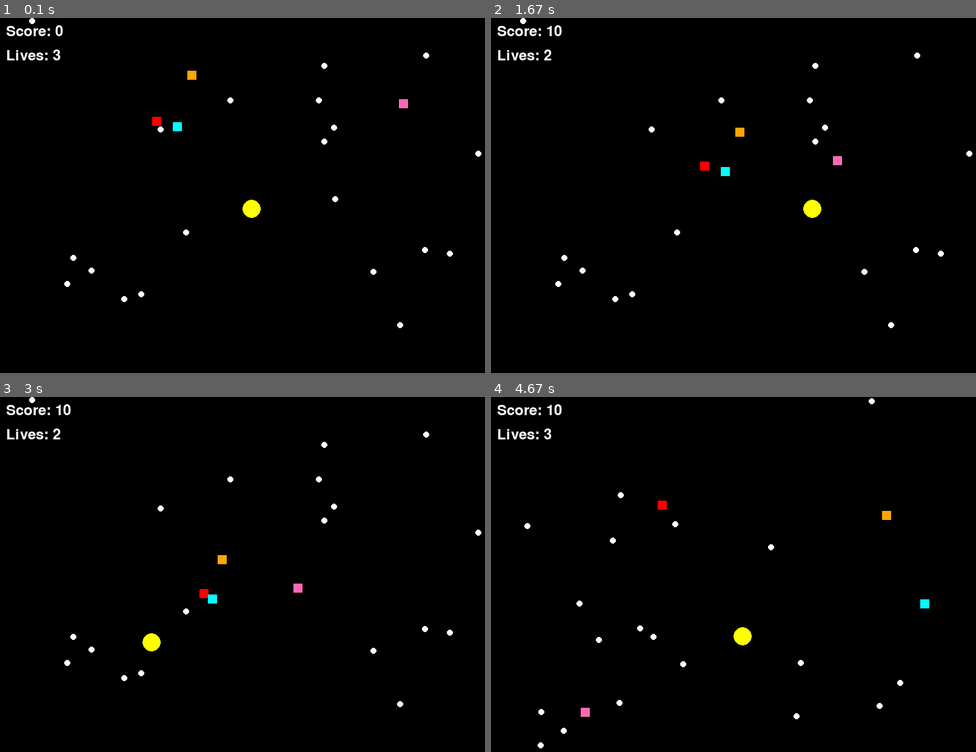
Above: before the commit, frames 1-4 (two rows, left to right).
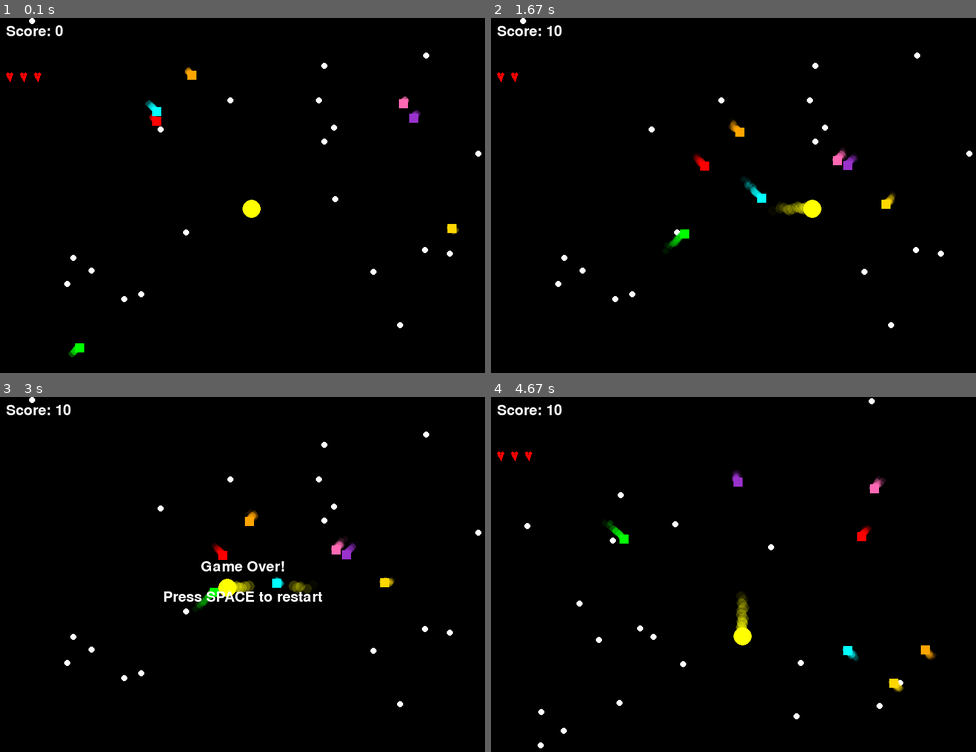
Above: after the commit, the same moments.

Repository: Lanthanum89/PythonTidbits
Game: pygame game, started from PyGame/pacMan.py
The game is run twice, just before and just after one commit, with the same random seed, the same clock (stepped at 60 frames per second) and the same inputs.
Inputs:
- Up to frame 1 (0.1 s): no input
- Up to frame 2 (1.67 s): hold Right 0.33-0.8 s; hold Up 0.83-1.13 s; hold Right 1.17-1.63 s
- Up to frame 3 (3 s): hold Left 1.67-2.2 s; hold Down 2.23-2.53 s; hold Left 2.57-2.97 s
- Up to frame 4 (4.67 s): hold Up 3-3.37 s; hold Right 3.4-4.03 s; tap Space at 4.07 s; hold Down from 4.4 s (still down)

The runs differ from the first frame. In frame 1, 0.6% of the frame differs, in the area x 1-95%, y 8-96%; in frame 2, 1.0%; in frame 3, 2.0%, in the area x 1-82%, y 8-72%; in frame 4, 1.2%.

Commit message:
added lives, particle effects, and made sure the ghosts were 200px away from pacman for the first 3 seconds of gameplay

Diff:
--- a/PyGame/pacMan.py
+++ b/PyGame/pacMan.py
@@ -11,10 +11,9 @@
 DOT_SIZE = 10
 GHOST_SIZE = 15
 PLAYER_SPEED = 5
-GHOST_SPEED = 1
 STARTING_LIVES = 3  # Number of lives
 
-# Colors
+# Colours
 BLACK = (0, 0, 0)
 YELLOW = (255, 255, 0)
 WHITE = (255, 255, 255)
@@ -23,8 +22,47 @@
 PINK = (255, 105, 180)
 ORANGE = (255, 165, 0)
 CYAN = (0, 255, 255)
-
-GHOST_COLORS = [RED, PINK, ORANGE, CYAN]
+GREEN = (0, 255, 0)
+PURPLE = (153, 50, 204)
+GOLD = (255, 215, 0)
+
+# Add more ghost colors as needed
+GHOST_COLORS = [RED, PINK, ORANGE, CYAN, GREEN, PURPLE, GOLD]
+GHOST_SPEEDS = [1, 1.2, 0.8, 1.5, 1.7, 0.9, 1.3]  # Different speeds for each ghost
+
+NUM_GHOSTS = len(GHOST_COLORS)
+
+# Particle system for Pac-Man and ghosts
+pacman_particles = []
+ghost_particles = [ [] for _ in range(NUM_GHOSTS) ]  # One list per ghost
+
+def add_particle(particles, x, y, color, size):
+    particles.append({
+        "x": x,
+        "y": y,
+        "radius": size,
+        "color": color,
+        "alpha": 128,  # Lower initial alpha for a subtler effect
+        "dx": random.uniform(-0.3, 0.3),  # Smaller spread for a tighter trail
+        "dy": random.uniform(-0.3, 0.3)
+    })
+    if len(particles) > 15:  # Fewer particles for a lighter effect
+        particles.pop(0)
+
+def update_particles(particles):
+    for p in particles:
+        p["x"] += p["dx"]
+        p["y"] += p["dy"]
+        p["alpha"] = max(0, p["alpha"] - 8)  # Fade a bit slower
+        p["radius"] = max(1, p["radius"] - 0.1)  # Shrink more gently
+    # Remove fully faded particles
+    particles[:] = [p for p in particles if p["alpha"] > 0 and p["radius"] > 1]
+
+def draw_particles(surface, particles):
+    for p in particles:
+        surf = pygame.Surface((int(p["radius"]*2), int(p["radius"]*2)), pygame.SRCALPHA)
+        pygame.draw.circle(surf, p["color"] + (int(p["alpha"]),), (int(p["radius"]), int(p["radius"])), int(p["radius"]))
+        surface.blit(surf, (p["x"] - p["radius"], p["y"] - p["radius"]))
 
 # Set up the display
 screen = pygame.display.set_mode((SCREEN_WIDTH, SCREEN_HEIGHT))
@@ -32,16 +70,23 @@
 clock = pygame.time.Clock()
 
 def reset_game():
-    global player, player_direction, ghosts, dots, score, game_over, lives
+    global player, player_direction, ghosts, dots, score, game_over, lives, pacman_particles, ghost_particles
     player = pygame.Rect(SCREEN_WIDTH // 2, SCREEN_HEIGHT // 2, PLAYER_SIZE, PLAYER_SIZE)
     player_direction = 0
     ghosts = []
-    for i in range(4):
-        x = random.randint(0, SCREEN_WIDTH - GHOST_SIZE)
-        y = random.randint(0, SCREEN_HEIGHT - GHOST_SIZE)
-        ghost = pygame.Rect(x, y, GHOST_SIZE, GHOST_SIZE)
+    min_dist = 200  # Minimum distance from Pac-Man at start
+    for i in range(NUM_GHOSTS):
+        while True:
+            x = random.randint(0, SCREEN_WIDTH - GHOST_SIZE)
+            y = random.randint(0, SCREEN_HEIGHT - GHOST_SIZE)
+            ghost_rect = pygame.Rect(x, y, GHOST_SIZE, GHOST_SIZE)
+            # Ensure ghost is far enough from Pac-Man's starting position
+            dist = ((ghost_rect.centerx - player.centerx) ** 2 + (ghost_rect.centery - player.centery) ** 2) ** 0.5
+            if dist >= min_dist:
+                break
         color = GHOST_COLORS[i % len(GHOST_COLORS)]
-        ghosts.append({"rect": ghost, "dx": GHOST_SPEED, "dy": GHOST_SPEED, "color": color})
+        speed = GHOST_SPEEDS[i % len(GHOST_SPEEDS)]
+        ghosts.append({"rect": ghost_rect, "dx": speed, "dy": speed, "color": color})
     dots = []
     for _ in range(20):
         x = random.randint(0, SCREEN_WIDTH - DOT_SIZE)
@@ -51,11 +96,28 @@
     score = 0
     game_over = False
     lives = STARTING_LIVES
+    pacman_particles = []
+    ghost_particles = [ [] for _ in range(NUM_GHOSTS) ]
 
 def reset_player_position():
     global player, player_direction
     player = pygame.Rect(SCREEN_WIDTH // 2, SCREEN_HEIGHT // 2, PLAYER_SIZE, PLAYER_SIZE)
     player_direction = 0
+
+def draw_heart(surface, x, y, size, color):
+    # Draw a simple heart shape using two circles and a triangle
+    radius = size // 4
+    # Left circle
+    pygame.draw.circle(surface, color, (x + radius, y + radius), radius)
+    # Right circle
+    pygame.draw.circle(surface, color, (x + 3 * radius, y + radius), radius)
+    # Bottom triangle
+    points = [
+        (x + radius // 2, y + radius + 2),
+        (x + 3 * radius + radius // 2, y + radius + 2),
+        (x + size // 2, y + size)
+    ]
+    pygame.draw.polygon(surface, color, points)
 
 # Game variables
 reset_game()
@@ -93,8 +155,12 @@
         player.x = max(0, min(player.x, SCREEN_WIDTH - PLAYER_SIZE))
         player.y = max(0, min(player.y, SCREEN_HEIGHT - PLAYER_SIZE))
 
-        # Ghost movement
-        for ghost in ghosts:
+        # Add Pac-Man particle at current position
+        add_particle(pacman_particles, player.centerx, player.centery, YELLOW, PLAYER_SIZE // 3)
+        update_particles(pacman_particles)
+
+        # Ghost movement and particles
+        for idx, ghost in enumerate(ghosts):
             # Move towards player
             if ghost["rect"].x < player.x:
                 ghost["rect"].x += ghost["dx"]
@@ -105,6 +171,10 @@
             else:
                 ghost["rect"].y -= ghost["dy"]
 
+            # Add ghost particle at current position
+            add_particle(ghost_particles[idx], ghost["rect"].centerx, ghost["rect"].centery, ghost["color"], GHOST_SIZE // 2)
+            update_particles(ghost_particles[idx])
+
             # Check ghost collision
             if player.colliderect(ghost["rect"]):
                 lives -= 1
@@ -130,6 +200,13 @@
     for dot in dots:
         pygame.draw.circle(screen, WHITE, (dot.centerx, dot.centery), DOT_SIZE // 2)
 
+    # Draw ghost particles (behind ghosts)
+    for plist in ghost_particles:
+        draw_particles(screen, plist)
+
+    # Draw Pac-Man particles (behind Pac-Man)
+    draw_particles(screen, pacman_particles)
+
     # Draw ghosts (each with its own color)
     for ghost in ghosts:
         pygame.draw.rect(screen, ghost["color"], ghost["rect"])
@@ -142,9 +219,11 @@
     score_text = font.render(f'Score: {score}', True, WHITE)
     screen.blit(score_text, (10, 10))
 
-    # Draw lives
-    lives_text = font.render(f'Lives: {lives}', True, WHITE)
-    screen.blit(lives_text, (10, 50))
+    # Draw lives as red heart icons
+    for i in range(lives):
+        icon_x = 10 + i * (PLAYER_SIZE // 2 + 8)
+        icon_y = 90
+        draw_heart(screen, icon_x, icon_y, PLAYER_SIZE // 2, RED)
 
     # Game over text and restart option
     if game_over:
